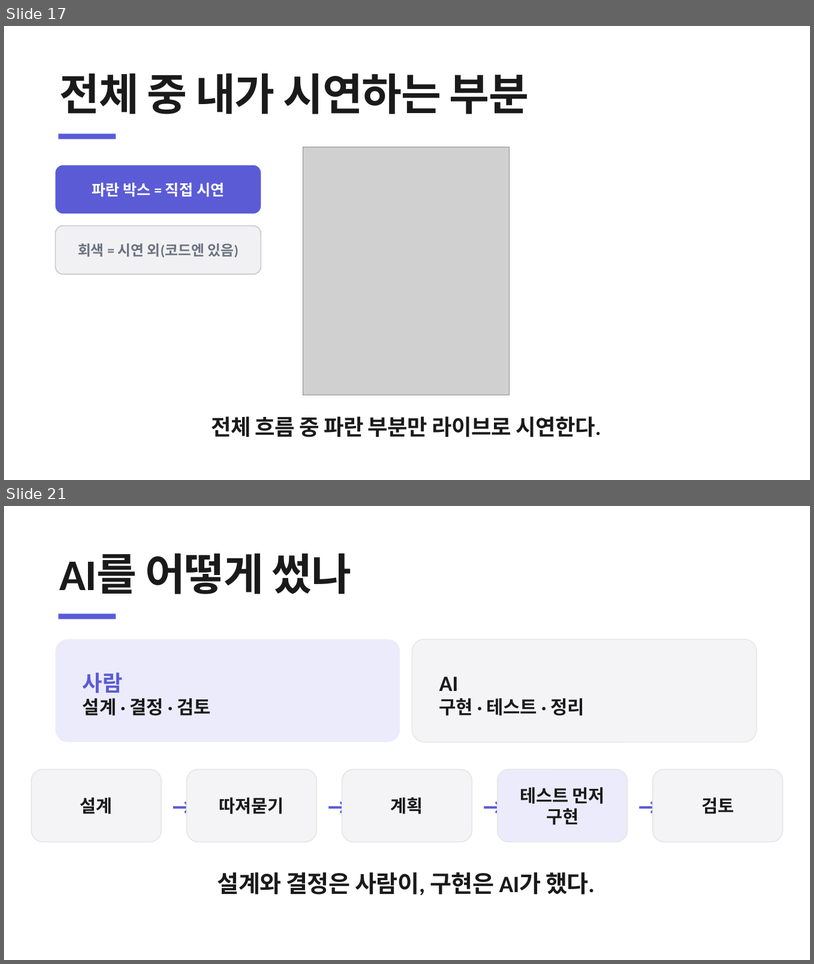
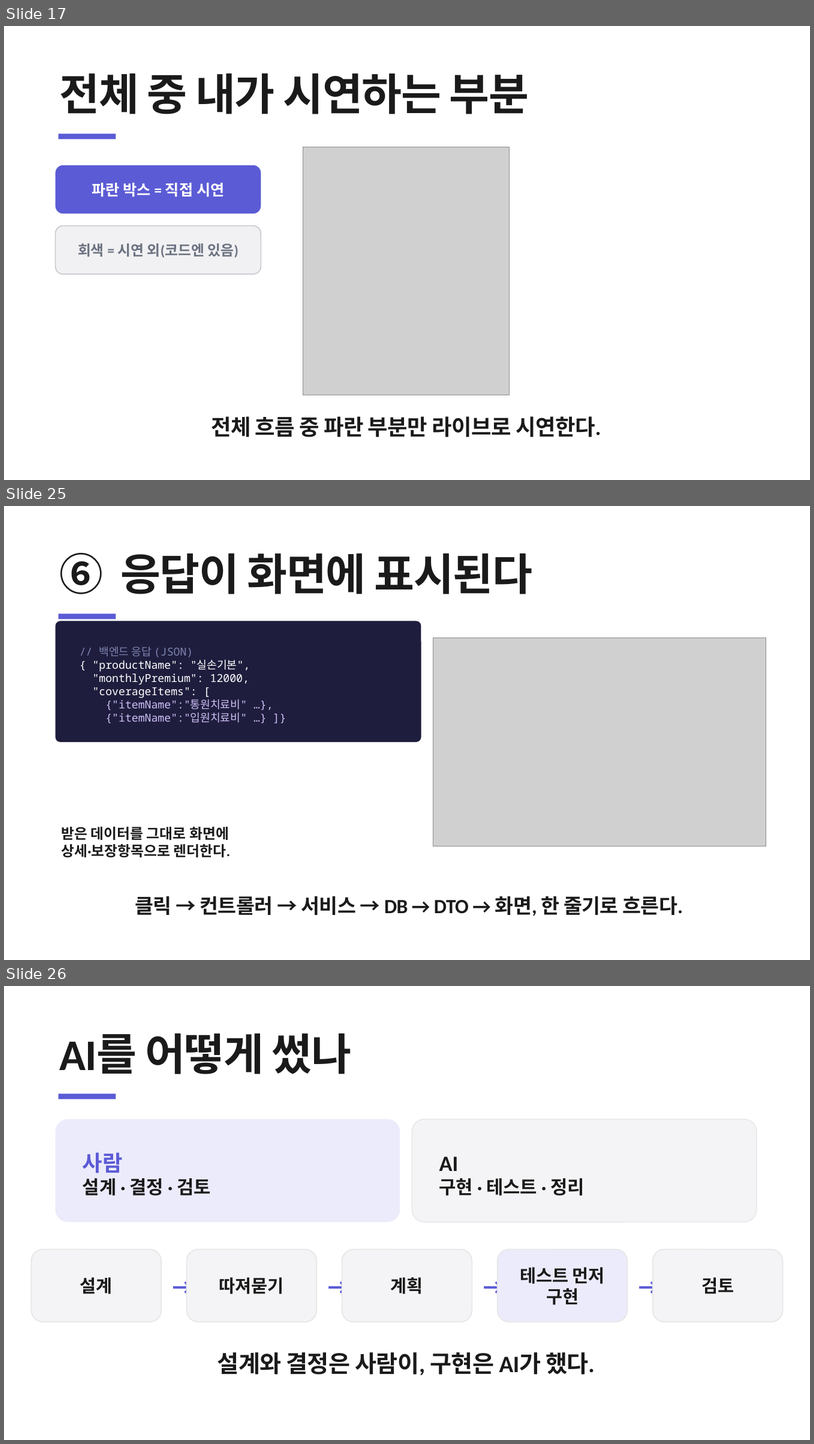
Before and after one commit to heyoonyoon/distributed-programming, a slide deck: docs/presentation/보험발표-figma.pptx. Shown one above the other, each under a label of ours: slides 17 and 21 before the commit, slides 17, 25 and 26 after it; the slides between them are not shown. The pictures are 814x964 and 814x1444 pixels, drawn with LibreOffice and Linux fonts; fonts in the diff are those of the drawing; grey boxes stand for pictures. Boxes give left, top, right and bottom in pixels: in the first picture for what was removed or moved away, otherwise in the second. Text is boxed around its words. In the diff, an @@ line names an element or a change of style, - is before the commit and + after.

```diff
--- a/docs/presentation/보험발표-figma.pptx
+++ b/docs/presentation/보험발표-figma.pptx
@@ slide 25 added at (4, 506, 810, 960), background #FFFFFF @@
@@ text added at (60, 553, 533, 594), 52 pt, text #1A1A1A, bold @@
+⑥ 응답이 화면에 표시된다
@@ rectangle added at (59, 613, 116, 619), fill #5B5BD6 @@
@@ rounded rectangle added at (56, 621, 422, 742), fill #1F1D3D @@
@@ text added at (93, 646, 250, 723), 13 pt, text #FFFFFF @@
+// 백엔드 응답 (JSON)
+{ "productName": "실손기본",
+"monthlyPremium": 12000,
+"coverageItems": [
+{"itemName":"통원치료비" …},
+{"itemName":"입원치료비" …} ]}
@@ picture added at (434, 638, 766, 846) @@
@@ text added at (62, 826, 230, 857), 17 pt, text #1A1A1A, bold @@
+받은 데이터를 그대로 화면에
+상세·보장항목으로 렌더한다.
@@ text added at (135, 895, 683, 916), 24 pt, text #1A1A1A, bold @@
+클릭 → 컨트롤러 → 서비스 → DB → DTO → 화면, 한 줄기로 흐른다.
@@ what was slide 21 is now slide 26 @@
```
Also in this commit, not shown: 1 slide changed, 6 other slides added, 2 slides removed, 3 other files.
